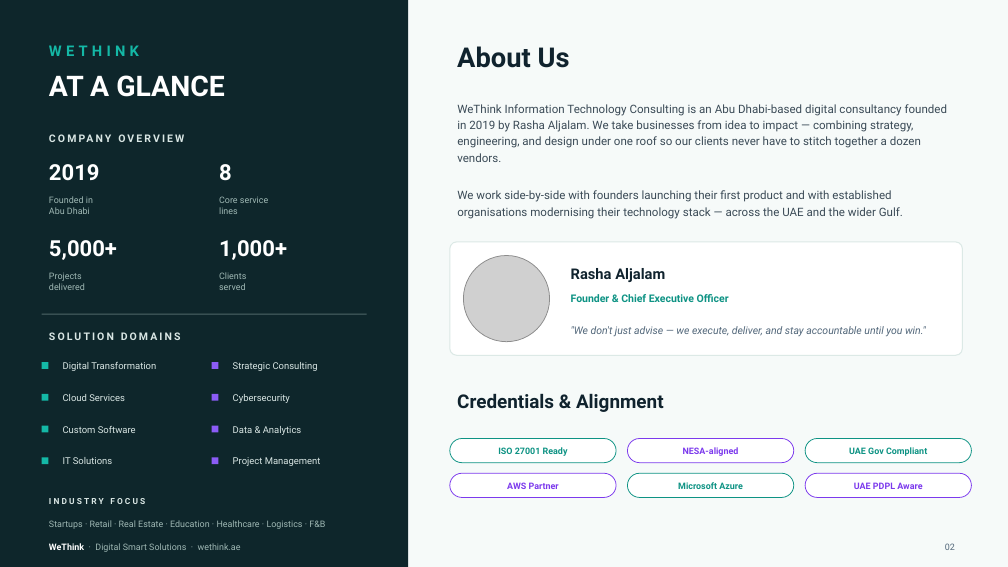
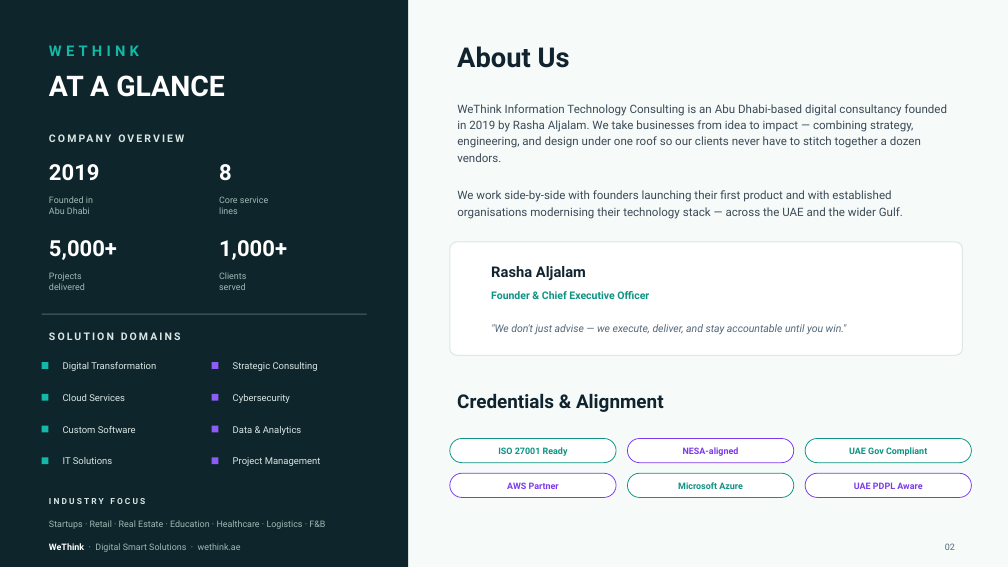
Before and after one commit to fun4you1122-afk/wethink, a slide deck: slide 2 of public/WeThink-Company-Profile-2026.pptx. Drawn at 1008x567 pixels with LibreOffice and Linux fonts; fonts in the diff are those of the drawing; grey boxes stand for pictures. Boxes give left, top, right and bottom in pixels: in the first picture for what was removed or moved away, otherwise in the second. Text is boxed around its words. In the diff, an @@ line names an element or a change of style, - is before the commit and + after.

```diff
--- a/public/WeThink-Company-Profile-2026.pptx
+++ b/public/WeThink-Company-Profile-2026.pptx
@@ picture removed at [464,256,550,342] @@
@@ text "Rasha Aljalam": place and size @@
-text "Rasha Aljalam" at [571,268,665,282]
+text "Rasha Aljalam" at [491,266,586,280]
@@ text "Founder & Chief Executive Officer": place and size @@
-text "Founder & Chief Executive Officer" at [571,294,729,302]
+text "Founder & Chief Executive Officer" at [491,291,649,299]
@@ text ""We don't just advise — ...": place and size @@
-text ""We don't just advise — ..." at [571,326,926,336]
+text ""We don't just advise — ..." at [491,324,847,334]
```
Also in this commit, not shown: 4 other slides changed, 17 other files.
